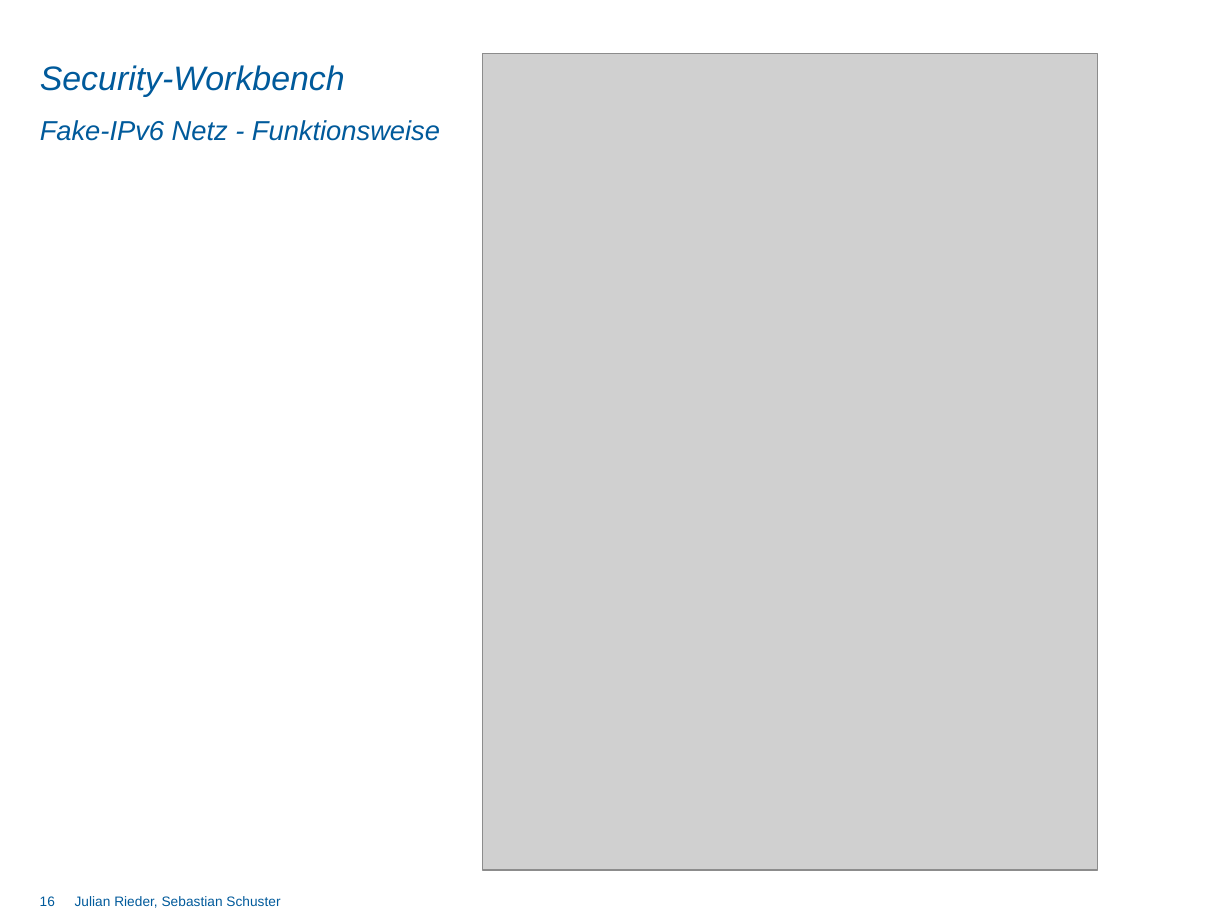
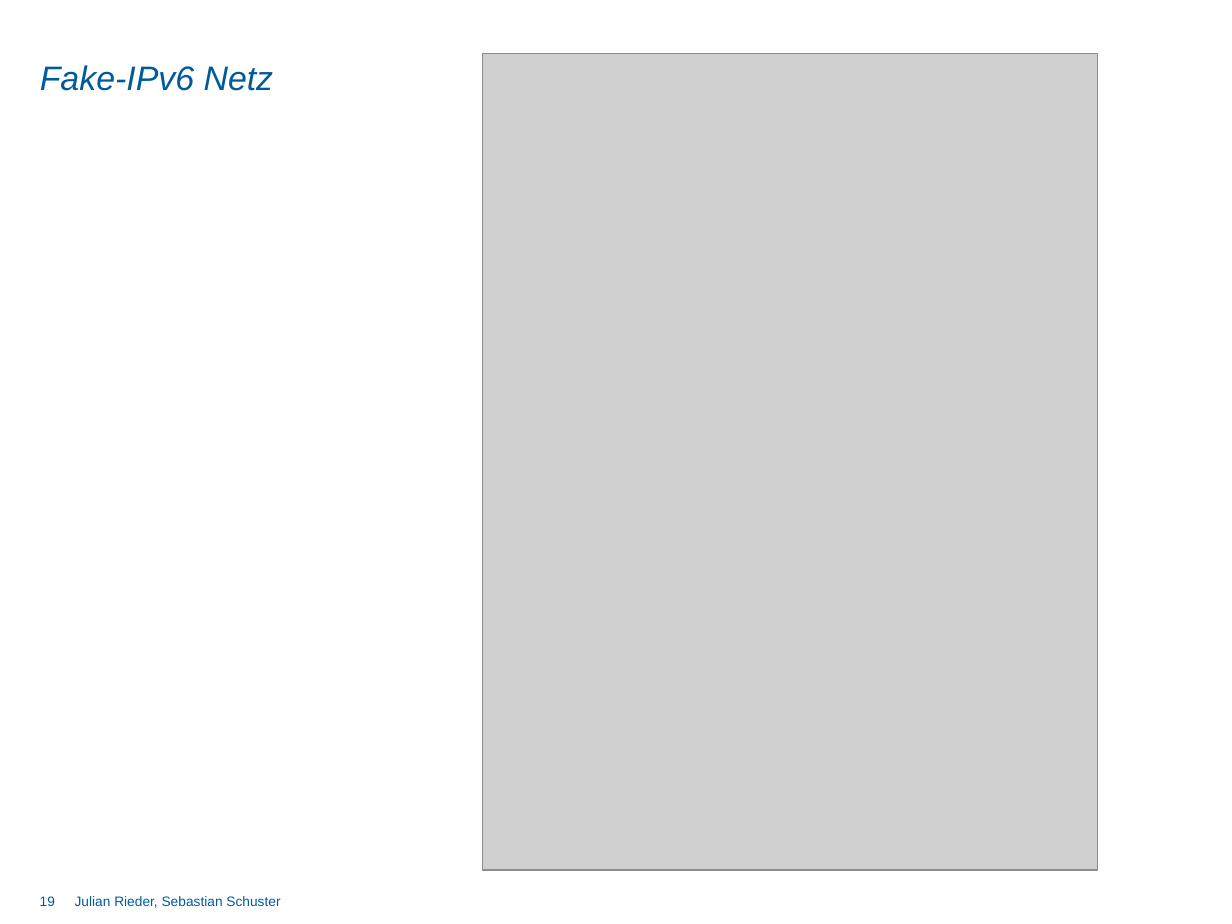
Before and after one commit to DominikSchlecht/masterProjWS15, a slide deck: slide 19 of Praesentation/Abschlusspräsentation/Endpräsentation_kurz.pptx (slide 16 before the commit). Drawn at 1232x924 pixels with LibreOffice and Linux fonts; fonts in the diff are those of the drawing; grey boxes stand for pictures; background and template pictures are left out. Boxes give left, top, right and bottom in pixels: in the first picture for what was removed or moved away, otherwise in the second. Text is boxed around its words. In the diff, an @@ line names an element or a change of style, - is before the commit and + after.

```diff
--- a/Praesentation/Abschlusspräsentation/Endpräsentation_kurz.pptx
+++ b/Praesentation/Abschlusspräsentation/Endpräsentation_kurz.pptx
@@ title at bbox=[40, 65, 274, 91]: text changed @@
-Security-Workbench
+Fake-IPv6 Netz
@@ subtitle removed at bbox=[40, 120, 440, 141] @@
-Fake-IPv6 Netz - Funktionsweise
@@ page number at bbox=[40, 896, 55, 906]: text changed @@
-16
+19
```
Also in this commit, not shown: 13 other slides changed, 5 slides added, 2 slides removed.
